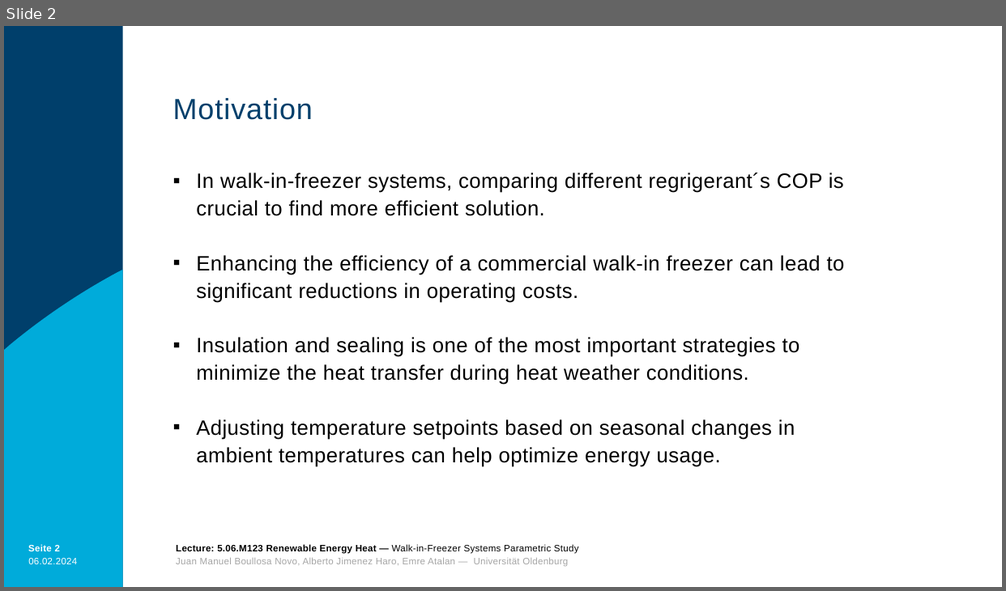
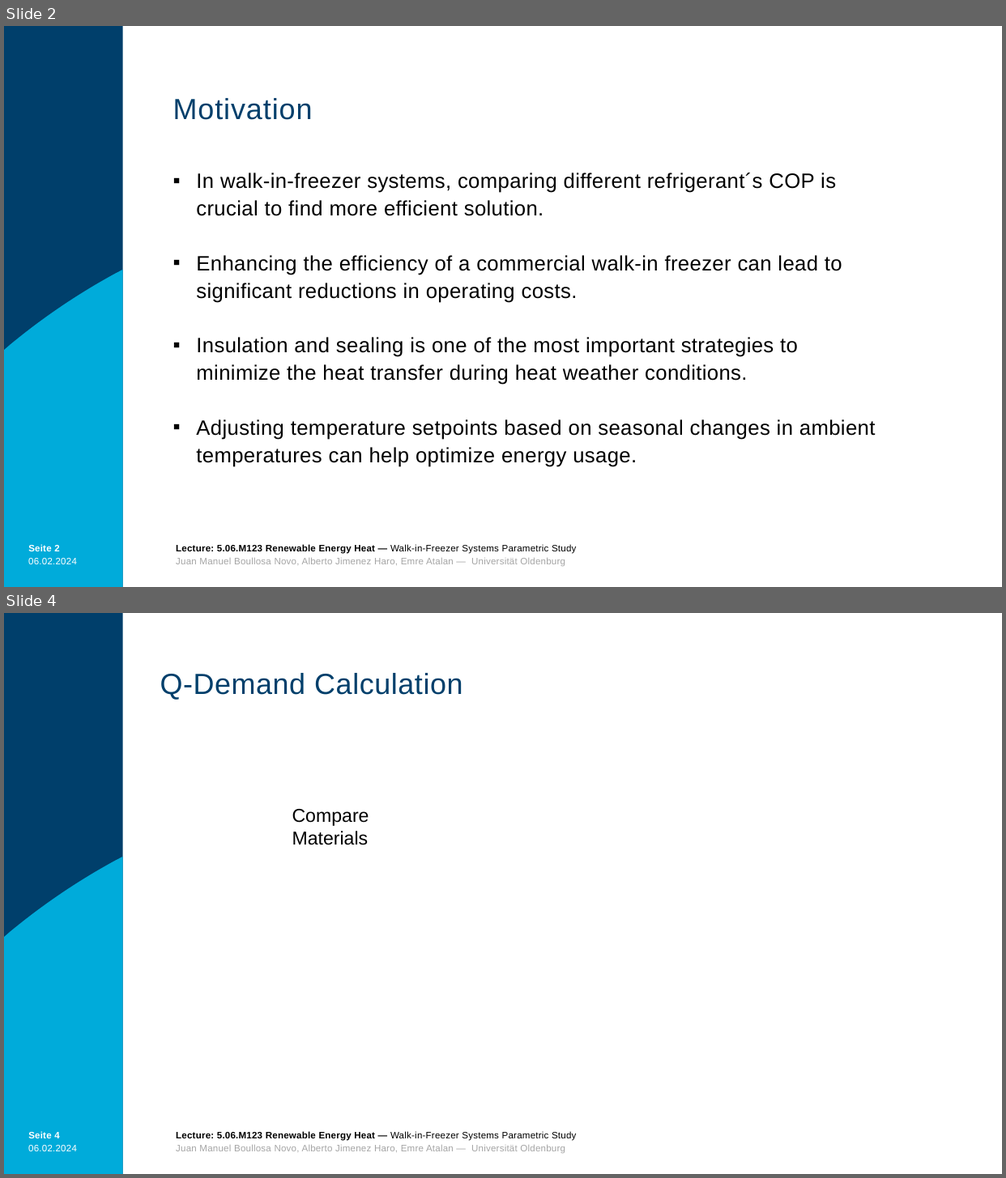
Before and after one commit to boujuan/Renewable_Energy_Heat, a slide deck: REH_Presentation.pptm. Shown one above the other, each under a label of ours: slide 2 before the commit, slides 2 and 4 after it; the slides between them are not shown. The pictures are 1006x591 and 1006x1178 pixels, drawn with LibreOffice and Linux fonts; fonts in the diff are those of the drawing; background and template pictures are left out. Boxes give left, top, right and bottom in pixels: in the first picture for what was removed or moved away, otherwise in the second. Text is boxed around its words. In the diff, an @@ line names an element or a change of style, - is before the commit and + after.

```diff
--- a/REH_Presentation.pptm
+++ b/REH_Presentation.pptm
@@ slide 4 added at [4,613,1002,1174], background #FFFFFF; not listed: 5 template elements that a slide beside it also shows @@
@@ text added at [160,673,462,700], 28 pt, text #003F6B @@
+Q-Demand Calculation
@@ text added at [292,809,369,845], 18 pt, text #000000 @@
+Compare Materials
@@ slide 2 changed as well @@
@@ text at [196,173,836,216]: text changed @@
-▪ In walk-in-freezer systems, comparing different regrigerant´s COP is crucial to find more efficient solution.
+▪ In walk-in-freezer systems, comparing different refrigerant´s COP is crucial to find more efficient solution.
```
Also in this commit, not shown: 7 other slides changed, 3 other slides added, 3 slides removed.
